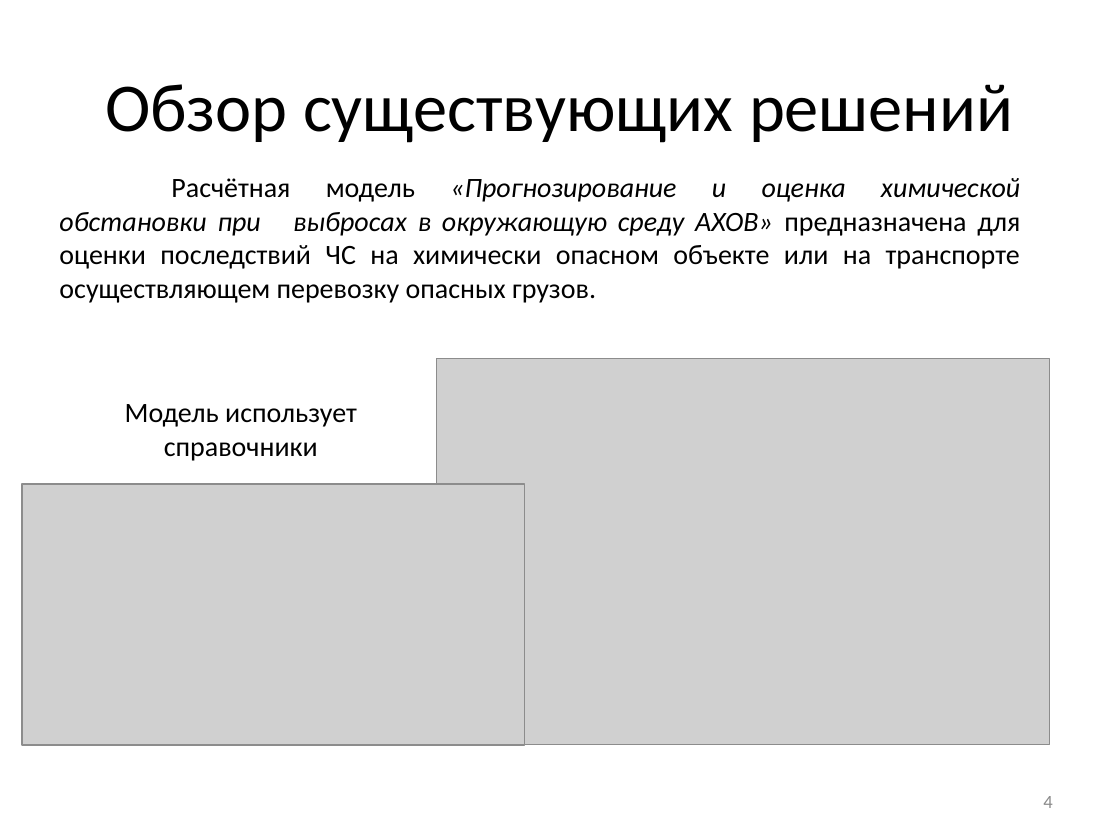
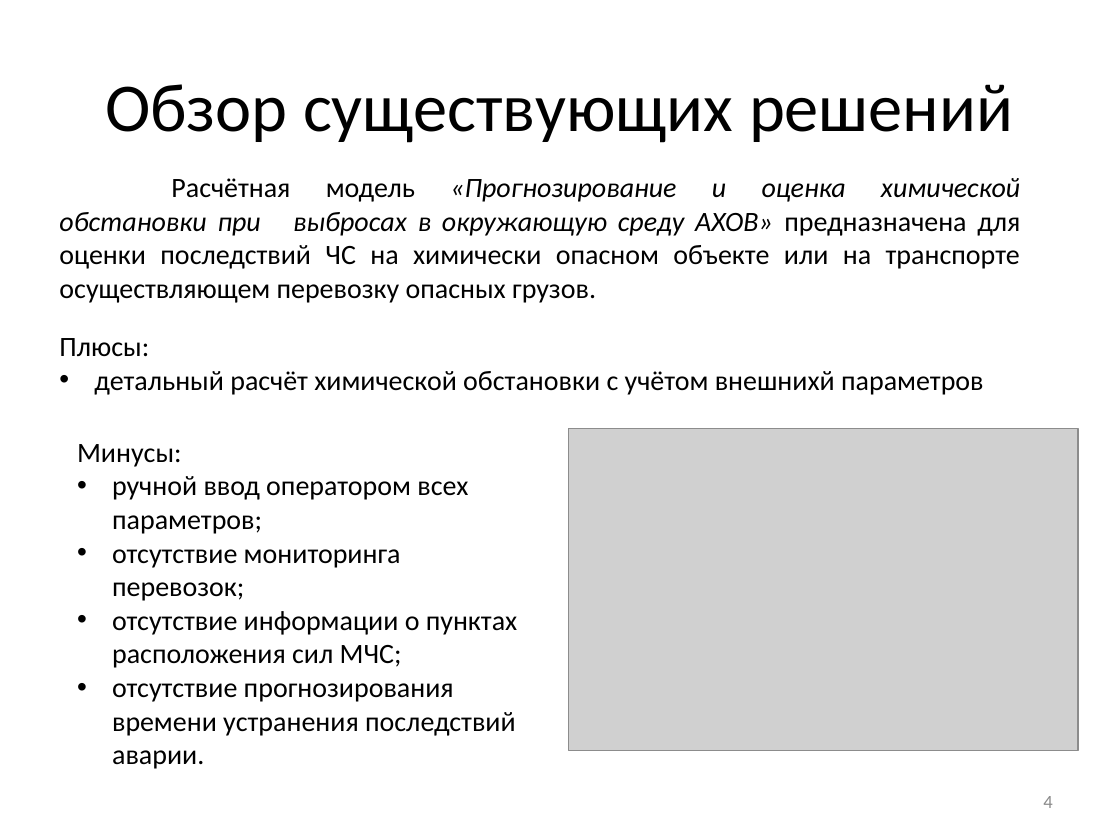
Before and after one commit to SanSanch5/BachelorDiplom, a slide deck: slide 4 of РПЗ/Презентация.pptx. Drawn at 1120x840 pixels with LibreOffice and Linux fonts; fonts in the diff are those of the drawing; grey boxes stand for pictures. Boxes give left, top, right and bottom in pixels: in the first picture for what was removed or moved away, otherwise in the second. Text is boxed around its words. In the diff, an @@ line names an element or a change of style, - is before the commit and + after.

```diff
--- a/РПЗ/Презентация.pptx
+++ b/РПЗ/Презентация.pptx
@@ text added at (x1=59, y1=338, x2=983, y2=395), 18 pt, text #000000 @@
+Плюсы:
+• детальный расчёт химической обстановки с учётом внешнихй параметров
@@ text removed at (x1=125, y1=404, x2=357, y2=461) @@
-Модель использует справочники
@@ text added at (x1=77, y1=444, x2=517, y2=769), 18 pt, text #000000 @@
+Минусы:
+• ручной ввод оператором всех параметров;
+• отсутствие мониторинга перевозок;
+• отсутствие информации о пунктах расположения сил МЧС;
+• отсутствие прогнозирования времени устранения последствий аварии.
@@ picture resized from (x1=437, y1=358, x2=1049, y2=745) to (x1=569, y1=429, x2=1079, y2=750) @@
@@ picture removed at (x1=22, y1=484, x2=525, y2=745) @@
```
Also in this commit, not shown: 2 other slides changed, 3 slides added, 1 slide removed, 5 other files.
